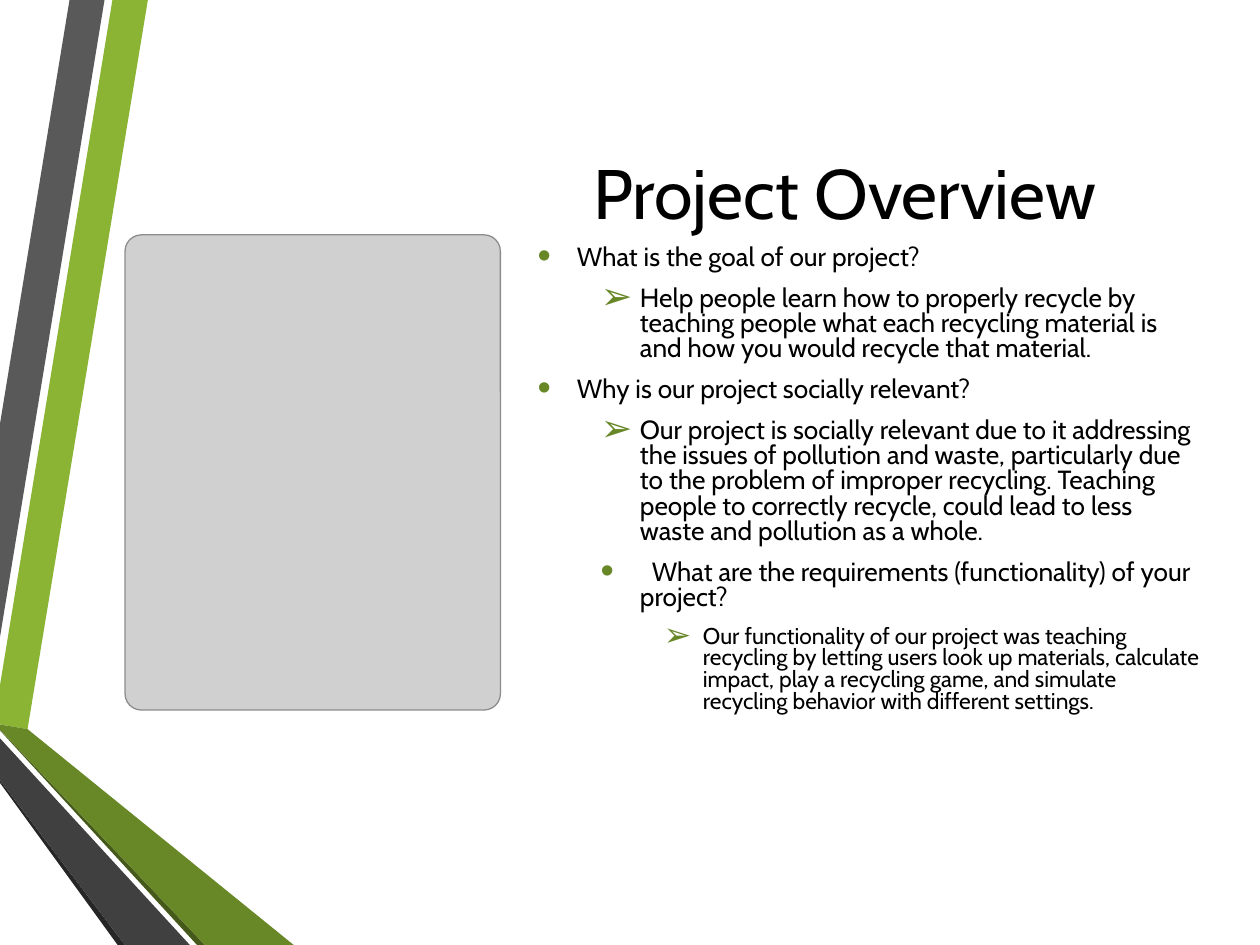
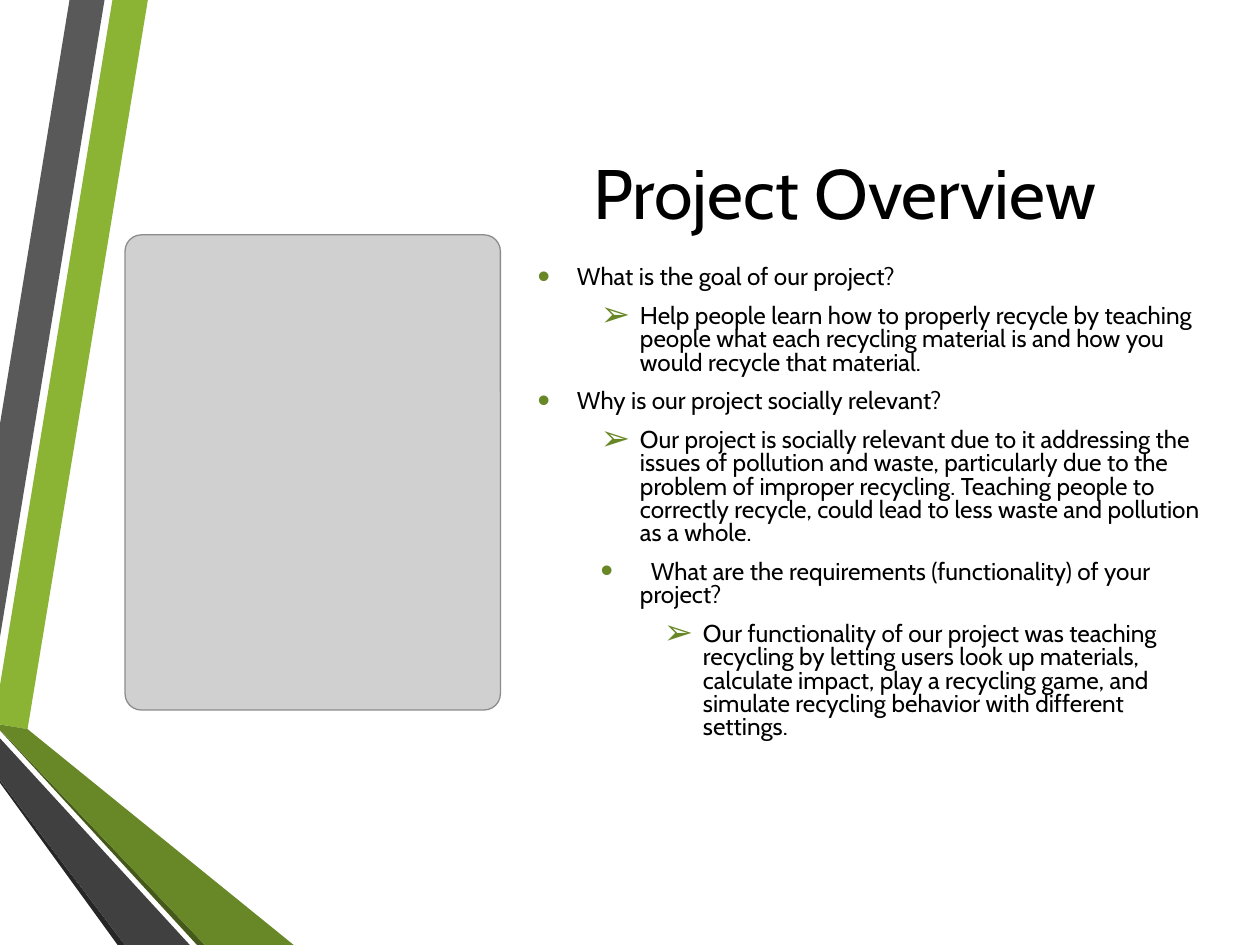
Before and after one commit to clampett/recycling-aid, a slide deck: slide 2 of Recycling Aid Presentation.pptx. Drawn at 1260x945 pixels with LibreOffice and Linux fonts; fonts in the diff are those of the drawing; grey boxes stand for pictures; background and template pictures are left out. Boxes give left, top, right and bottom in pixels: in the first picture for what was removed or moved away, otherwise in the second. Text is boxed around its words. In the diff, an @@ line names an element or a change of style, - is before the commit and + after.

```diff
--- a/Recycling Aid Presentation.pptx
+++ b/Recycling Aid Presentation.pptx
@@ text "What is the goal of ...": place and size @@
-text "What is the goal of ..." at [577, 246, 1199, 715]
+text "What is the goal of ..." at [577, 266, 1199, 741]
@@ text "What is the goal of ..." at [577, 266, 1199, 741]: size 15 to 13.9 pt in "What is the goal of our project?", "Help people learn how to properly recycle ...", "Why is our project socially relevant?", "Our project is socially relevant due to ..." and 1 more places; size 13 to 13.9 pt in "Our functionality of our project was teaching ..." @@
```
Also in this commit, not shown: 8 other slides changed, 6 slides added, 3 slides removed, 4 other files.
